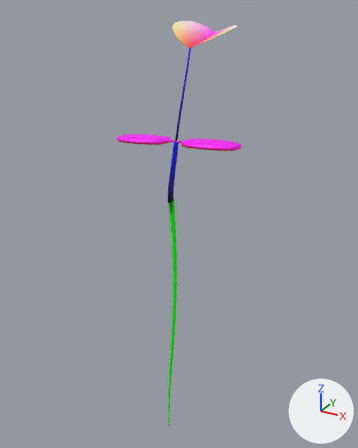
The glTF model undersoil/assets/out/plants/clover_seedling.glb: old version first, new version second.
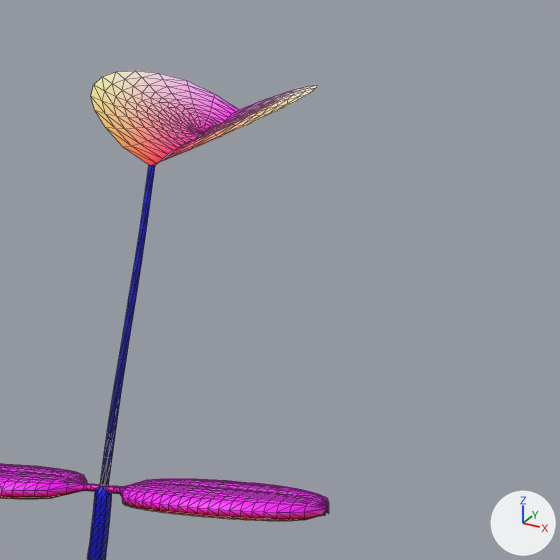
There are two pictures of each version: one whole from a 50 mm camera at (14.63, -25.49, 11.25) aimed at (-0.65, 2.3, -2.64), one close up on the part from 41% to 86% of the width and 0% to 36% of the height. The lights are fixed; the arrows at lower right show +X, +Y and +Z. The first two pictures are the older version. The close-ups show mesh edges as thin lines.

Objects in the first close-up: 'clover_leaf1', 'clover_seedling'.
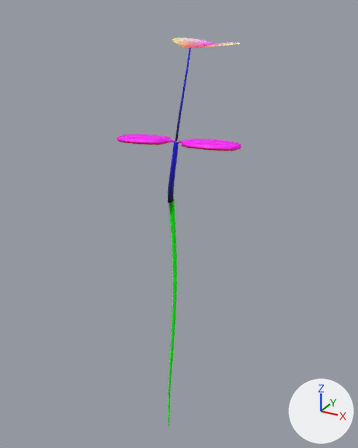
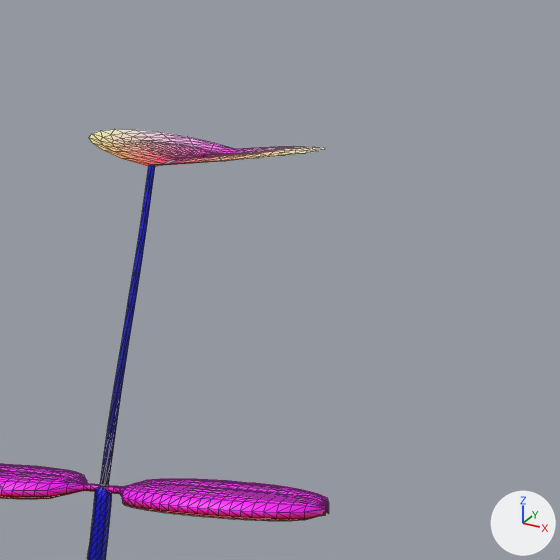
Location of each change, [x1, y1, x2, y2] in pixels of the close-ups (560 x 560 px; the box of a moved part takes in the faces that stretch with it):
'clover_leaf1', reshaped (14% shorter)
    before: [91, 71, 317, 487]
    after: [89, 129, 324, 487]
part 1 of me_leaf1, moved or reshaped
    before: [91, 97, 264, 166]
    after: [89, 138, 262, 167]
part 2 of me_leaf1, recoloured
    before: [91, 71, 317, 145]
    after: [89, 129, 324, 159]

Edits to the bpy script that builds the scene:
```text
Change me_leaf1:
    used by ob_clover_leaf1; location = (0.0, 0.0, 0.0)
    remove me_leaf1.from_pydata(...)  # 341 vertices, 600 faces; spans x -1.43..2.56, y 0.1..4.88, z 3.76..10.42
    add me_leaf1.from_pydata(...)  # 341 vertices, 600 faces; spans x -1.6..2.66, y 0.1..4.99, z 3.76..9.42
    me_leaf1 part 1: 274 of 341 vertices moved; they spanned x -1.43..2.56, y 1.5..4.88, z 9.0..10.42 and now span x -1.6..2.66, y 1.5..4.99, z 9.0..9.42; mean shift (-0.02, 0.13, -0.54); largest move (-1.2, 4.1, 10.42) -> (-1.36, 4.37, 9.4)
    me_leaf1 part 2: 382 kept faces spanning x -1.6..2.66, y 2.29..4.99, z 9.02..9.42 get new vertex colours; the middle colour goes from pink #ff85c9 to pink #ff84cc
```
